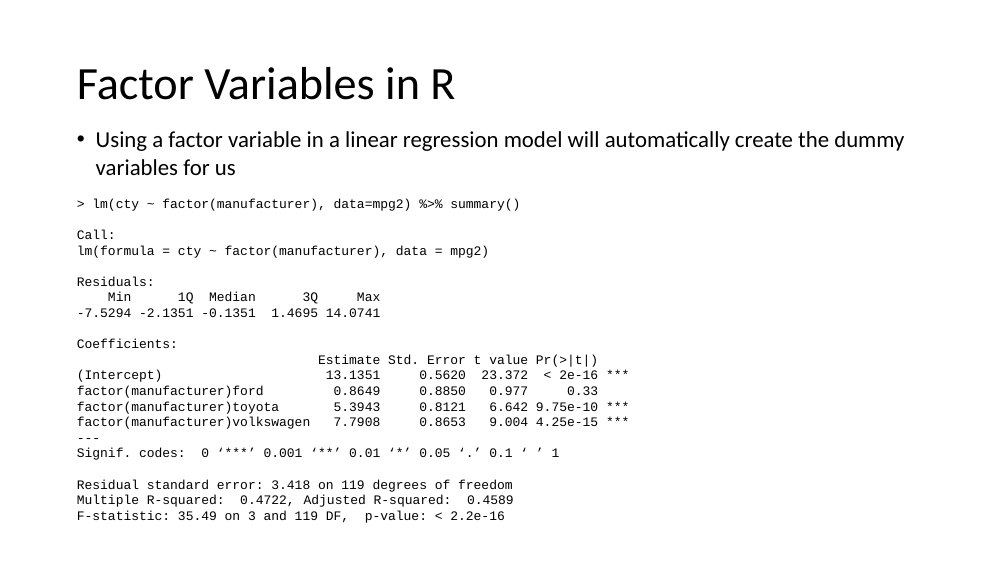
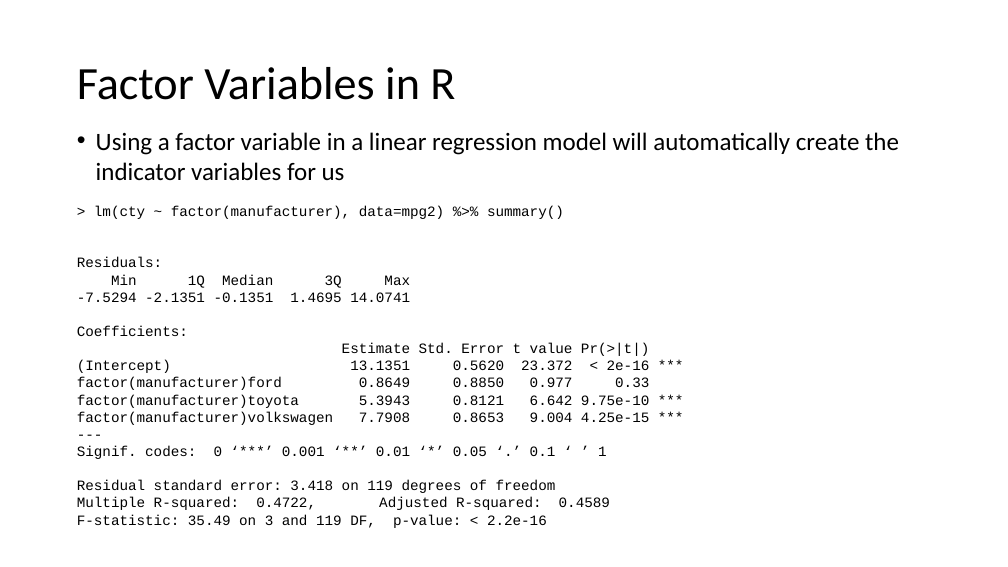
Before and after one commit to USCbiostats/LAsBEST, a slide deck: slide 11 of google-drive/week02/4Thurs/1_Week2_MultipleRegression.pptx. Drawn at 1008x567 pixels with LibreOffice and Linux fonts; fonts in the diff are those of the drawing; background and template pictures are left out. Boxes give left, top, right and bottom in pixels: in the first picture for what was removed or moved away, otherwise in the second. Text is boxed around its words. In the diff, an @@ line names an element or a change of style, - is before the commit and + after.

```diff
--- a/google-drive/week02/4Thurs/1_Week2_MultipleRegression.pptx
+++ b/google-drive/week02/4Thurs/1_Week2_MultipleRegression.pptx
@@ text at (96,132,899,181): text changed; size 21.7 to 23.8 pt @@
-• Using a factor variable in a linear regression model will automatically create the dummy variables for us
+• Using a factor variable in a linear regression model will automatically create the indicator variables for us
@@ text at (77,206,650,528): size 12.4 to 13.6 pt in "> lm(cty ~ factor(manufacturer), data=mpg2) %>% summary()", "Residuals:", "Min 1Q Median 3Q Max", "-7.5294 -2.1351 -0.1351 1.4695 14.0741" and 11 more places @@
@@ text at (77,230,489,258): paragraphs removed @@
-Call:
-lm(formula = cty ~ factor(manufacturer), data = mpg2)
```
Also in this commit, not shown: 15 other slides changed, 1 slide added, 1 slide removed, 1 other file.
